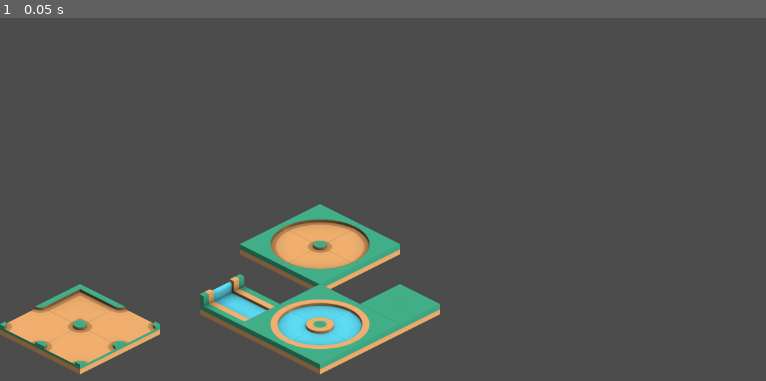
Above: before the commit, frame 1.
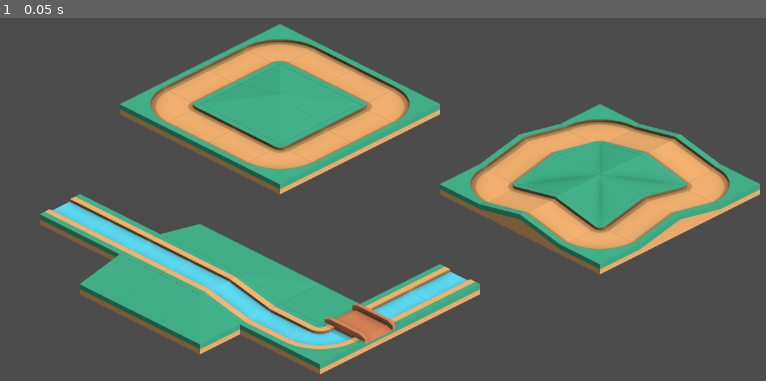
Above: after the commit, the same moment.

Repository: hermitt88/Fishing-TD
Game: Godot game, scene res://Map.tscn
The game is run twice, just before and just after one commit, with the same random seed, the same clock (stepped at 60 frames per second) and the same inputs. The project has no main scene, so this scene is started directly.
Inputs:
- Up to frame 1 (0.05 s): no input

The runs differ from the first frame. In frame 1, 36% of the frame differs, in the area x 0-100%, y 1-99%.

Commit message:
tilemap trials1

Diff:
--- a/Map.tscn
+++ b/Map.tscn
@@ -1,6 +1,5 @@
-[gd_scene load_steps=3 format=2]
+[gd_scene load_steps=2 format=2]
 
-[ext_resource path="res://TileMap.gd" type="Script" id=1]
 [ext_resource path="res://Tilesets/tiles.tres" type="TileSet" id=2]
 
 [node name="TileMap" type="TileMap"]
@@ -8,5 +7,4 @@
 tile_set = ExtResource( 2 )
 cell_size = Vector2( 128, 64 )
 format = 1
-tile_data = PoolIntArray( 65545, 14, 0, 65546, 15, 0, 131081, 12, 0, 131082, 13, 0, 131084, 57, 0, 196619, 64, 0, 196620, 65, 0, 262154, 66, 0, 262155, 62, 0, 262156, 63, 0, 393224, 18, 0, 393225, 20, 0, 458760, 21, 0, 458761, 21, 0 )
-script = ExtResource( 1 )
+tile_data = PoolIntArray( -327670, 14, 0, -327669, 106, 0, -327668, 103, 0, -327667, 15, 0, -262134, 104, 0, -262133, 7, 0, -262132, 5, 0, -262131, 104, 0, -196604, 14, 0, -196603, 110, 0, -196602, 110, 0, -196601, 15, 0, -196598, 105, 0, -196597, 6, 0, -196596, 4, 0, -196595, 105, 0, -131068, 109, 0, -131067, 11, 0, -131066, 9, 0, -131065, 109, 0, -131062, 12, 0, -131061, 106, 0, -131060, 103, 0, -131059, 13, 0, -65532, 109, 0, -65531, 10, 0, -65530, 8, 0, -65529, 109, 0, 4, 12, 0, 5, 110, 0, 6, 110, 0, 7, 13, 0, 65548, 75, 0, 131084, 75, 0, 196616, 88, 0, 196617, 88, 0, 196618, 9, 0, 196619, 36, 0, 196620, 60, 0, 262150, 77, 0, 262151, 77, 0, 262152, 77, 0, 262153, 77, 0, 262154, 70, 0, 262155, 74, 0, 262156, 63, 0, 327688, 89, 0, 327689, 89, 0, 327690, 8, 0 )
--- a/Tilesets/tiles.tres
+++ b/Tilesets/tiles.tres
@@ -1,10 +1,6 @@
-[gd_resource type="TileSet" load_steps=129 format=2]
+[gd_resource type="TileSet" load_steps=117 format=2]
 
 [ext_resource path="res://TD_Assets/tile/tile_straightHill_S.png" type="Texture" id=1]
-[ext_resource path="res://TD_Assets/tile/tile_treeDouble_S.png" type="Texture" id=2]
-[ext_resource path="res://TD_Assets/tile/tile_treeQuad_W.png" type="Texture" id=3]
-[ext_resource path="res://TD_Assets/tile/tile_tree_E.png" type="Texture" id=4]
-[ext_resource path="res://TD_Assets/tile/tile_tree_N.png" type="Texture" id=5]
 [ext_resource path="res://TD_Assets/tile/tile_straight_S.png" type="Texture" id=6]
 [ext_resource path="res://TD_Assets/tile/tile_riverSlope_N.png" type="Texture" id=7]
 [ext_resource path="res://TD_Assets/tile/tile_W.png" type="Texture" id=8]
@@ -21,14 +17,9 @@
 [ext_resource path="res://TD_Assets/tile/tile_split_S.png" type="Texture" id=19]
 [ext_resource path="res://TD_Assets/tile/tile_straight_N.png" type="Texture" id=20]
 [ext_resource path="res://TD_Assets/tile/tile_split_N.png" type="Texture" id=21]
-[ext_resource path="res://TD_Assets/tile/tile_treeDouble_W.png" type="Texture" id=22]
-[ext_resource path="res://TD_Assets/tile/tile_treeDouble_E.png" type="Texture" id=23]
 [ext_resource path="res://TD_Assets/tile/tile_riverTransition_W.png" type="Texture" id=24]
 [ext_resource path="res://TD_Assets/tile/tile_transition_E.png" type="Texture" id=25]
-[ext_resource path="res://TD_Assets/tile/tile_treeDouble_N.png" type="Texture" id=26]
-[ext_resource path="res://TD_Assets/tile/tile_tree_S.png" type="Texture" id=27]
 [ext_resource path="res://TD_Assets/tile/tile_straight_E.png" type="Texture" id=28]
-[ext_resource path="res://TD_Assets/tile/tile_tree_W.png" type="Texture" id=29]
 [ext_resource path="res://TD_Assets/tile/tile_straightHill_E.png" type="Texture" id=30]
 [ext_resource path="res://TD_Assets/tile/tile_straightHill_N.png" type="Texture" id=31]
 [ext_resource path="res://TD_Assets/tile/tile_riverSlope_W.png" type="Texture" id=32]
@@ -37,7 +28,6 @@
 [ext_resource path="res://TD_Assets/tile/tile_riverStraight_E.png" type="Texture" id=35]
 [ext_resource path="res://TD_Assets/tile/tile_spawnRound_E.png" type="Texture" id=36]
 [ext_resource path="res://TD_Assets/tile/tile_transition_S.png" type="Texture" id=37]
-[ext_resource path="res://TD_Assets/tile/tile_treeQuad_E.png" type="Texture" id=38]
 [ext_resource path="res://TD_Assets/tile/tile_S.png" type="Texture" id=39]
 [ext_resource path="res://TD_Assets/tile/tile_spawn_W.png" type="Texture" id=40]
 [ext_resource path="res://TD_Assets/tile/tile_slope_E.png" type="Texture" id=41]
@@ -55,8 +45,6 @@
 [ext_resource path="res://TD_Assets/tile/tile_riverSlope_S.png" type="Texture" id=53]
 [ext_resource path="res://TD_Assets/tile/tile_rock_S.png" type="Texture" id=54]
 [ext_resource path="res://TD_Assets/tile/tile_slope_N.png" type="Texture" id=55]
-[ext_resource path="res://TD_Assets/tile/tile_treeQuad_N.png" type="Texture" id=56]
-[ext_resource path="res://TD_Assets/tile/tile_treeQuad_S.png" type="Texture" id=57]
 [ext_resource path="res://TD_Assets/tile/tile_straightHill_W.png" type="Texture" id=58]
 [ext_resource path="res://TD_Assets/tile/tile_dirt_N.png" type="Texture" id=59]
 [ext_resource path="res://TD_Assets/tile/tile_dirt_S.png" type="Texture" id=60]
@@ -1196,7 +1184,7 @@
 75/z_index = 0
 76/name = "TileRiverStraightS"
 76/texture = ExtResource( 43 )
-76/tex_offset = Vector2( 0, -32 )
+76/tex_offset = Vector2( 0, -48 )
 76/modulate = Color( 1, 1, 1, 1 )
 76/region = Rect2( 192, 240, 128, 128 )
 76/tile_mode = 0
@@ -1210,7 +1198,7 @@
 76/z_index = 0
 77/name = "TileRiverStraightW"
 77/texture = ExtResource( 52 )
-77/tex_offset = Vector2( 0, -32 )
+77/tex_offset = Vector2( 0, -48 )
 77/modulate = Color( 1, 1, 1, 1 )
 77/region = Rect2( 192, 240, 128, 128 )
 77/tile_mode = 0
@@ -1740,174 +1728,6 @@
 114/shape_one_way_margin = 0.0
 114/shapes = [  ]
 114/z_index = 0
-115/name = "TileTreeDoubleE"
-115/texture = ExtResource( 23 )
-115/tex_offset = Vector2( 0, -32 )
-115/modulate = Color( 1, 1, 1, 1 )
-115/region = Rect2( 192, 240, 128, 128 )
-115/tile_mode = 0
-115/occluder_offset = Vector2( 256, 256 )
-115/navigation_offset = Vector2( 256, 256 )
-115/shape_offset = Vector2( 0, 0 )
-115/shape_transform = Transform2D( 1, 0, 0, 1, 0, 0 )
-115/shape_one_way = false
-115/shape_one_way_margin = 0.0
-115/shapes = [  ]
-115/z_index = 0
-116/name = "TileTreeDoubleN"
-116/texture = ExtResource( 26 )
-116/tex_offset = Vector2( 0, -32 )
-116/modulate = Color( 1, 1, 1, 1 )
-116/region = Rect2( 192, 240, 128, 128 )
-116/tile_mode = 0
-116/occluder_offset = Vector2( 256, 256 )
-116/navigation_offset = Vector2( 256, 256 )
-116/shape_offset = Vector2( 0, 0 )
-116/shape_transform = Transform2D( 1, 0, 0, 1, 0, 0 )
-116/shape_one_way = false
-116/shape_one_way_margin = 0.0
-116/shapes = [  ]
-116/z_index = 0
-117/name = "TileTreeDoubleS"
-117/texture = ExtResource( 2 )
-117/tex_offset = Vector2( 0, -32 )
-117/modulate = Color( 1, 1, 1, 1 )
-117/region = Rect2( 192, 240, 128, 128 )
-117/tile_mode = 0
-117/occluder_offset = Vector2( 256, 256 )
-117/navigation_offset = Vector2( 256, 256 )
-117/shape_offset = Vector2( 0, 0 )
-117/shape_transform = Transform2D( 1, 0, 0, 1, 0, 0 )
-117/shape_one_way = false
-117/shape_one_way_margin = 0.0
-117/shapes = [  ]
-117/z_index = 0
-118/name = "TileTreeDoubleW"
-118/texture = ExtResource( 22 )
-118/tex_offset = Vector2( 0, -32 )
-118/modulate = Color( 1, 1, 1, 1 )
-118/region = Rect2( 192, 240, 128, 128 )
-118/tile_mode = 0
-118/occluder_offset = Vector2( 256, 256 )
-118/navigation_offset = Vector2( 256, 256 )
-118/shape_offset = Vector2( 0, 0 )
-118/shape_transform = Transform2D( 1, 0, 0, 1, 0, 0 )
-118/shape_one_way = false
-118/shape_one_way_margin = 0.0
-118/shapes = [  ]
-118/z_index = 0
-119/name = "TileTreeQuadE"
-119/texture = ExtResource( 38 )
-119/tex_offset = Vector2( 0, -32 )
-119/modulate = Color( 1, 1, 1, 1 )
-119/region = Rect2( 192, 240, 128, 128 )
-119/tile_mode = 0
-119/occluder_offset = Vector2( 256, 256 )
-119/navigation_offset = Vector2( 256, 256 )
-119/shape_offset = Vector2( 0, 0 )
-119/shape_transform = Transform2D( 1, 0, 0, 1, 0, 0 )
-119/shape_one_way = false
-119/shape_one_way_margin = 0.0
-119/shapes = [  ]
-119/z_index = 0
-120/name = "TileTreeQuadN"
-120/texture = ExtResource( 56 )
-120/tex_offset = Vector2( 0, -32 )
-120/modulate = Color( 1, 1, 1, 1 )
-120/region = Rect2( 192, 240, 128, 128 )
-120/tile_mode = 0
-120/occluder_offset = Vector2( 256, 256 )
-120/navigation_offset = Vector2( 256, 256 )
-120/shape_offset = Vector2( 0, 0 )
-120/shape_transform = Transform2D( 1, 0, 0, 1, 0, 0 )
-120/shape_one_way = false
-120/shape_one_way_margin = 0.0
-120/shapes = [  ]
-120/z_index = 0
-121/name = "TileTreeQuadS"
-121/texture = ExtResource( 57 )
-121/tex_offset = Vector2( 0, -32 )
-121/modulate = Color( 1, 1, 1, 1 )
-121/region = Rect2( 192, 240, 128, 128 )
-121/tile_mode = 0
-121/occluder_offset = Vector2( 256, 256 )
-121/navigation_offset = Vector2( 256, 256 )
-121/shape_offset = Vector2( 0, 0 )
-121/shape_transform = Transform2D( 1, 0, 0, 1, 0, 0 )
-121/shape_one_way = false
-121/shape_one_way_margin = 0.0
-121/shapes = [  ]
-121/z_index = 0
-122/name = "TileTreeQuadW"
-122/texture = ExtResource( 3 )
-122/tex_offset = Vector2( 0, -32 )
-122/modulate = Color( 1, 1, 1, 1 )
-122/region = Rect2( 192, 240, 128, 128 )
-122/tile_mode = 0
-122/occluder_offset = Vector2( 256, 256 )
-122/navigation_offset = Vector2( 256, 256 )
-122/shape_offset = Vector2( 0, 0 )
-122/shape_transform = Transform2D( 1, 0, 0, 1, 0, 0 )
-122/shape_one_way = false
-122/shape_one_way_margin = 0.0
-122/shapes = [  ]
-122/z_index = 0
-123/name = "TileTreeE"
-123/texture = ExtResource( 4 )
-123/tex_offset = Vector2( 0, -32 )
-123/modulate = Color( 1, 1, 1, 1 )
-123/region = Rect2( 192, 240, 128, 128 )
-123/tile_mode = 0
-123/occluder_offset = Vector2( 256, 256 )
-123/navigation_offset = Vector2( 256, 256 )
-123/shape_offset = Vector2( 0, 0 )
-123/shape_transform = Transform2D( 1, 0, 0, 1, 0, 0 )
-123/shape_one_way = false
-123/shape_one_way_margin = 0.0
-123/shapes = [  ]
-123/z_index = 0
-124/name = "TileTreeN"
-124/texture = ExtResource( 5 )
-124/tex_offset = Vector2( 0, -32 )
-124/modulate = Color( 1, 1, 1, 1 )
-124/region = Rect2( 192, 240, 128, 128 )
-124/tile_mode = 0
-124/occluder_offset = Vector2( 256, 256 )
-124/navigation_offset = Vector2( 256, 256 )
-124/shape_offset = Vector2( 0, 0 )
-124/shape_transform = Transform2D( 1, 0, 0, 1, 0, 0 )
-124/shape_one_way = false
-124/shape_one_way_margin = 0.0
-124/shapes = [  ]
-124/z_index = 0
-125/name = "TileTreeS"
-125/texture = ExtResource( 27 )
-125/tex_offset = Vector2( 0, -32 )
-125/modulate = Color( 1, 1, 1, 1 )
-125/region = Rect2( 192, 240, 128, 128 )
-125/tile_mode = 0
-125/occluder_offset = Vector2( 256, 256 )
-125/navigation_offset = Vector2( 256, 256 )
-125/shape_offset = Vector2( 0, 0 )
-125/shape_transform = Transform2D( 1, 0, 0, 1, 0, 0 )
-125/shape_one_way = false
-125/shape_one_way_margin = 0.0
-125/shapes = [  ]
-125/z_index = 0
-126/name = "TileTreeW"
-126/texture = ExtResource( 29 )
-126/tex_offset = Vector2( 0, -32 )
-126/modulate = Color( 1, 1, 1, 1 )
-126/region = Rect2( 192, 240, 128, 128 )
-126/tile_mode = 0
-126/occluder_offset = Vector2( 256, 256 )
-126/navigation_offset = Vector2( 256, 256 )
-126/shape_offset = Vector2( 0, 0 )
-126/shape_transform = Transform2D( 1, 0, 0, 1, 0, 0 )
-126/shape_one_way = false
-126/shape_one_way_margin = 0.0
-126/shapes = [  ]
-126/z_index = 0
 127/name = "TileW"
 127/texture = ExtResource( 8 )
 127/tex_offset = Vector2( 0, -32 )
Renamed: TD_Assets/tile/tile_treeDouble_E.png -> TD_Assets/tile/Tree/tile_treeDouble_E.png
Not shown, changed: TD_Assets/tile/Tree/tile_treeDouble_E.png.import
Renamed: TD_Assets/tile/tile_treeDouble_N.png -> TD_Assets/tile/Tree/tile_treeDouble_N.png
Not shown, changed: TD_Assets/tile/Tree/tile_treeDouble_N.png.import
Renamed: TD_Assets/tile/tile_treeDouble_S.png -> TD_Assets/tile/Tree/tile_treeDouble_S.png
Not shown, changed: TD_Assets/tile/Tree/tile_treeDouble_S.png.import
Renamed: TD_Assets/tile/tile_treeDouble_W.png -> TD_Assets/tile/Tree/tile_treeDouble_W.png
Not shown, changed: TD_Assets/tile/Tree/tile_treeDouble_W.png.import
Renamed: TD_Assets/tile/tile_treeQuad_E.png -> TD_Assets/tile/Tree/tile_treeQuad_E.png
Not shown, changed: TD_Assets/tile/Tree/tile_treeQuad_E.png.import
Renamed: TD_Assets/tile/tile_treeQuad_N.png -> TD_Assets/tile/Tree/tile_treeQuad_N.png
Not shown, changed: TD_Assets/tile/Tree/tile_treeQuad_N.png.import
(and 12 more such lines)
